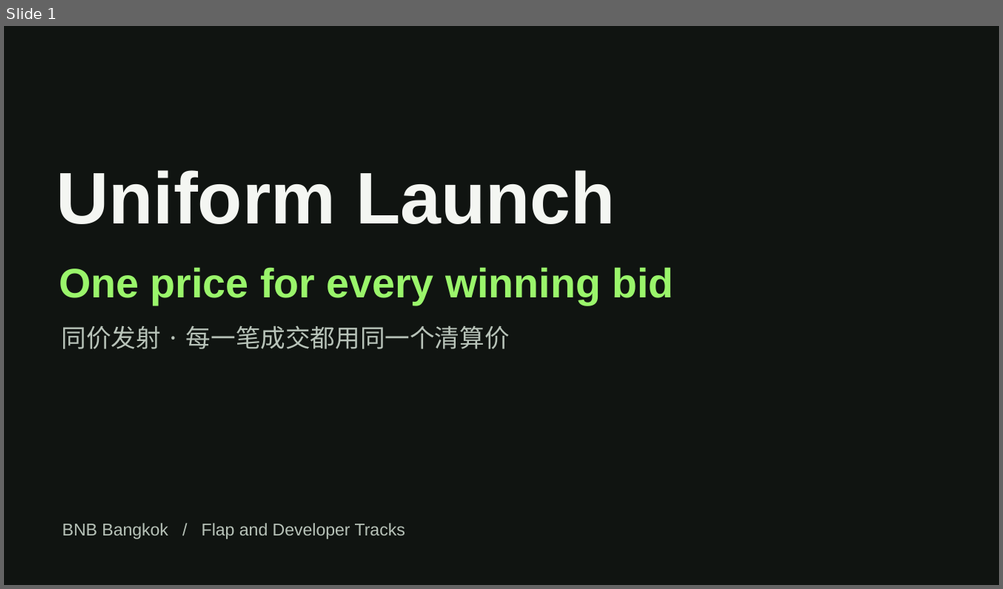
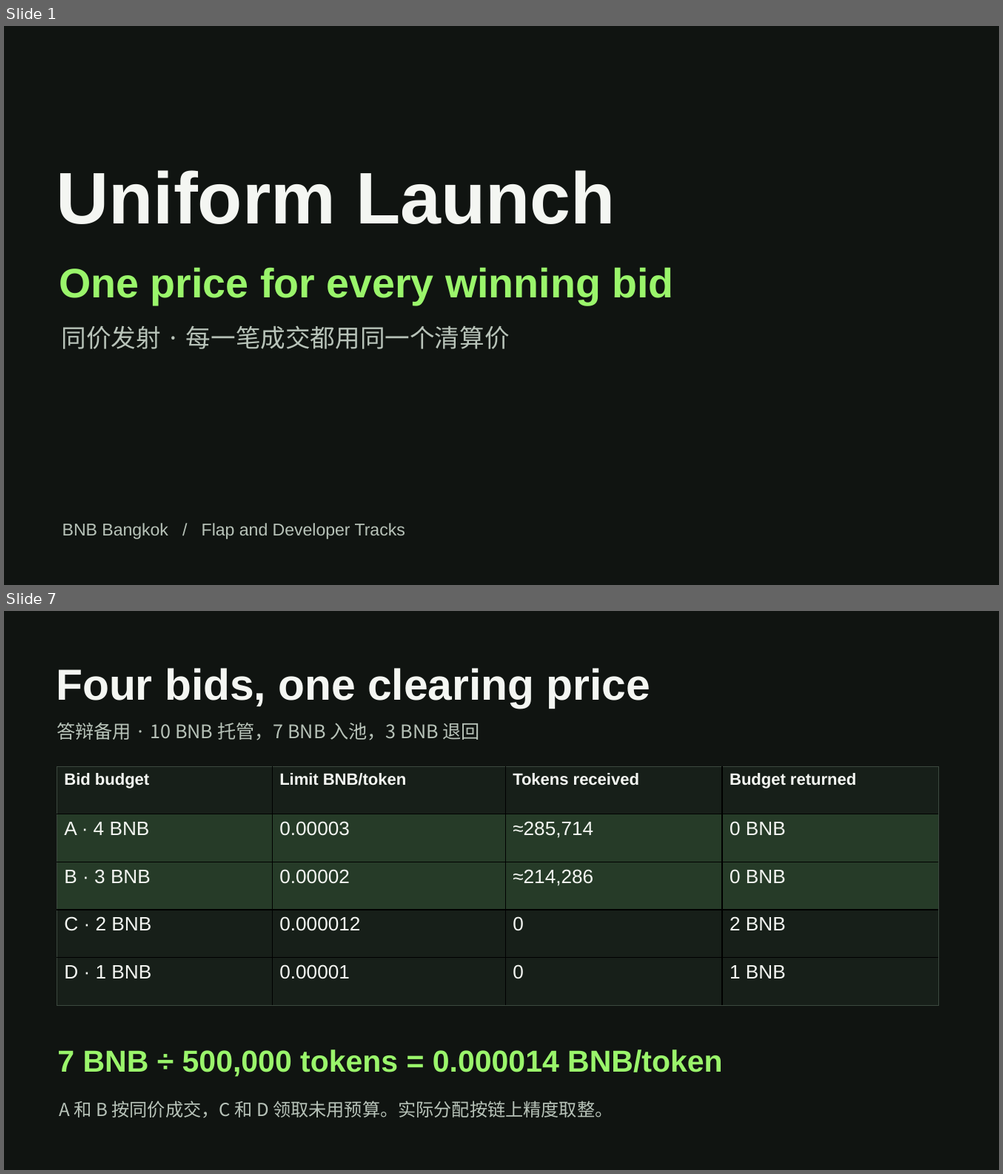
Before and after one commit to Jimmycoding0301/uniform-launch, a slide deck: qa/submission/Uniform-Launch-Bangkok-Pitch.pptx. Shown one above the other, each under a label of ours: slide 1 before the commit, slides 1 and 7 after it; the slides between them are not shown. The pictures are 1003x589 and 1003x1174 pixels, drawn with LibreOffice and Linux fonts; fonts in the diff are those of the drawing. Boxes give left, top, right and bottom in pixels: in the first picture for what was removed or moved away, otherwise in the second. Text is boxed around its words. In the diff, an @@ line names an element or a change of style, - is before the commit and + after.

```diff
--- a/qa/submission/Uniform-Launch-Bangkok-Pitch.pptx
+++ b/qa/submission/Uniform-Launch-Bangkok-Pitch.pptx
@@ slide 7 added at box(4, 611, 999, 1170), background #101411 @@
@@ text added at box(56, 668, 650, 708), 42 pt, text #F4F6F2, bold @@
+Four bids, one clearing price
@@ text added at box(57, 723, 480, 741), 18 pt, text #B8C3B9 @@
+答辩备用 · 10 BNB 托管，7 BNB 入池，3 BNB 退回
@@ table added at box(57, 766, 939, 1005), 5 rows, 4 columns @@
+Bid budget | Limit BNB/token | Tokens received | Budget returned
+A · 4 BNB | 0.00003 | ≈285,714 | 0 BNB
+B · 3 BNB | 0.00002 | ≈214,286 | 0 BNB
+C · 2 BNB | 0.000012 | 0 | 2 BNB
+D · 1 BNB | 0.00001 | 0 | 1 BNB
@@ text added at box(57, 1050, 723, 1077), 29.2 pt, text #9AF56B, bold @@
+7 BNB ÷ 500,000 tokens = 0.000014 BNB/token
@@ text added at box(60, 1101, 612, 1118), 17.2 pt, text #B8C3B9 @@
+A 和 B 按同价成交，C 和 D 领取未用预算。实际分配按链上精度取整。
```
Also in this commit, not shown: 5 slides changed, 1 other slide added, 5 other files.
